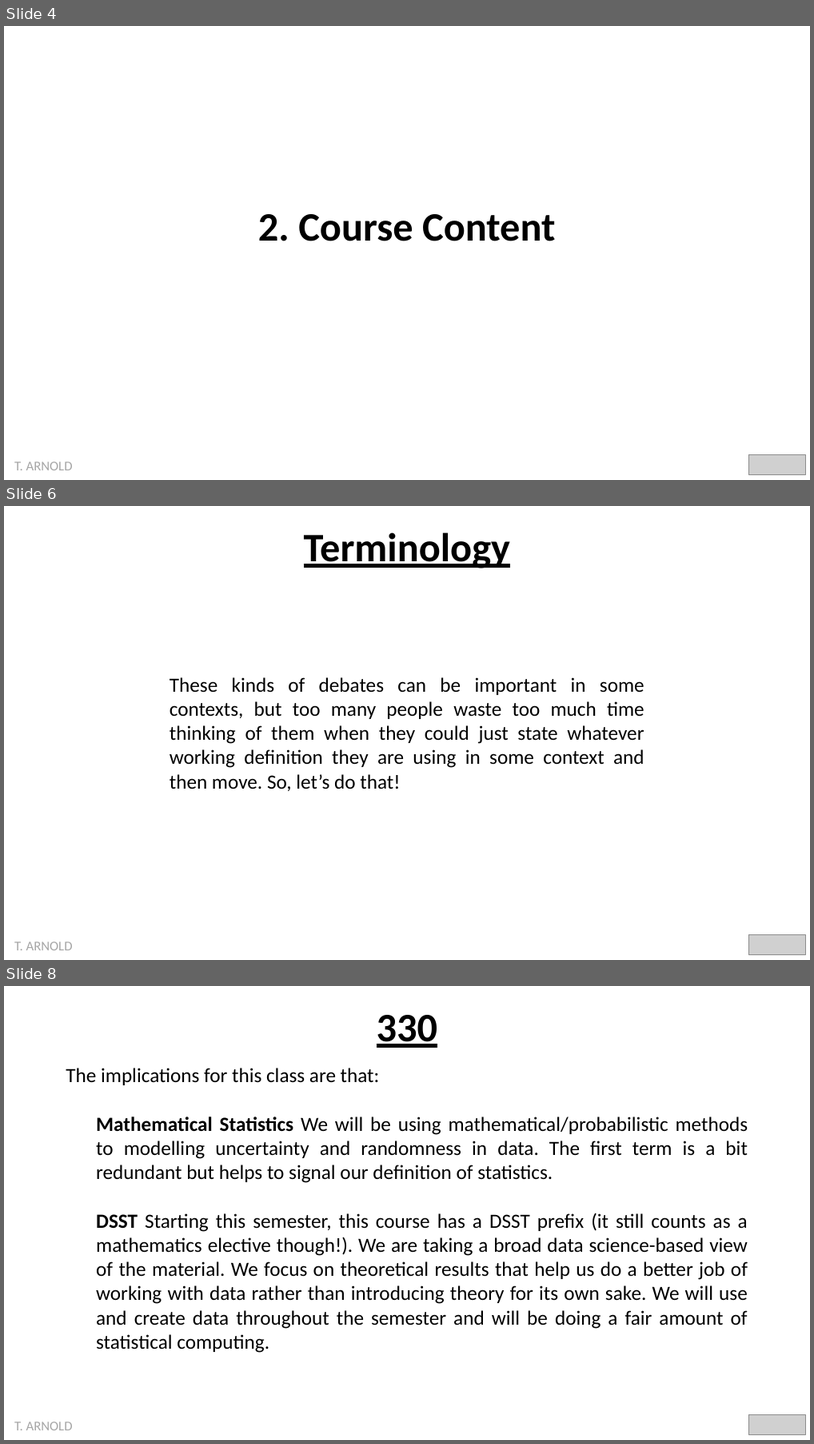
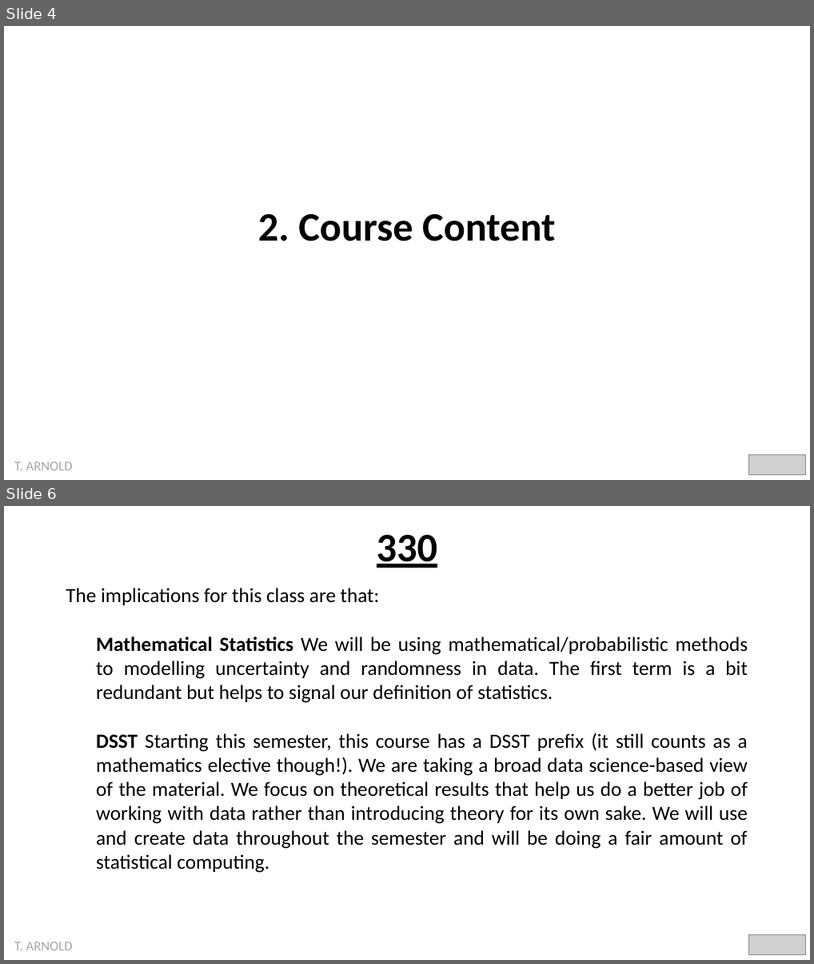
Before and after one commit to statsmaths/dsst330-s24, a slide deck: extra/intro.pptx. Shown one above the other, each under a label of ours: slides 4, 6 and 8 before the commit, slides 4 and 6 after it; the slides between them are not shown. The pictures are 814x1444 and 814x964 pixels, drawn with LibreOffice and Linux fonts; fonts in the diff are those of the drawing; grey boxes stand for pictures. Boxes give left, top, right and bottom in pixels: in the first picture for what was removed or moved away, otherwise in the second. Text is boxed around its words. In the diff, an @@ line names an element or a change of style, - is before the commit and + after.

```diff
--- a/extra/intro.pptx
+++ b/extra/intro.pptx
@@ slide 6 removed at [4, 506, 810, 960], background #FFFFFF @@
@@ text removed at [304, 532, 510, 568] @@
-Terminology
@@ text removed at [170, 677, 645, 791] @@
-These kinds of debates can be important in some contexts, but too many people waste too much time thinking of them when they could just state whatever working definition they are using in some context and then move. So, let’s do that!
@@ picture removed at [750, 934, 806, 954] @@
@@ text removed at [14, 941, 73, 950] @@
-T. ARNOLD
@@ what was slide 8 is now slide 6 @@
```
Also in this commit, not shown: 3 slides changed, 1 slide added, 1 other slide removed, 3 other files.
